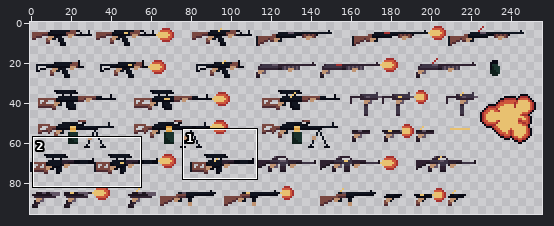
Edited in one commit: sprite sheet (Resourses/Guns.png). Above, an overview of the earlier version with the close-up marked.
Close-up. Before the commit:
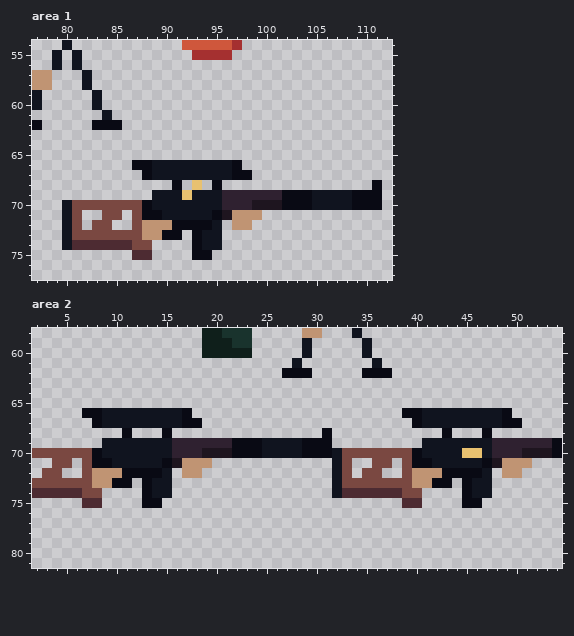
The file is 256x96 pixels. Colours within 5 levels of each other are drawn and written as one. Shown: area 1: x 77..112, y 54..77; area 2: x 2..54, y 58..81. The commit also changed other parts of the picture, which this record leaves out.
The result:
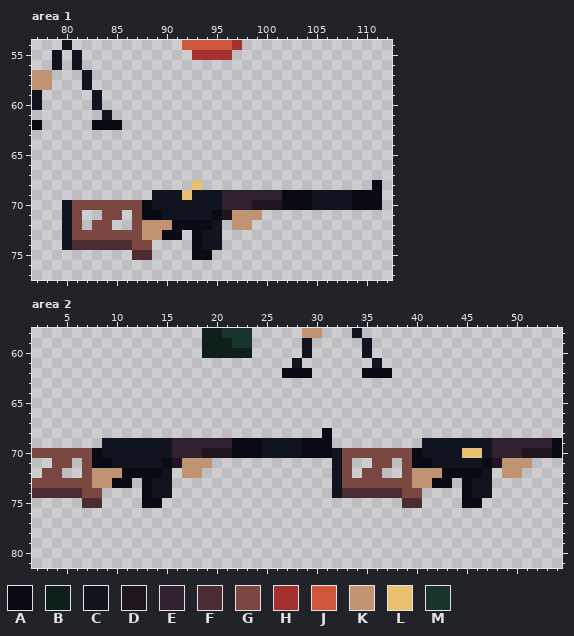
Palette (. is transparent): A #090a14  B #0f1f1b  C #10141f  D #1e151f  E #2f2130  F #4d2b32  G #7a4841  H #a53030  J #cf573c  K #c09473  L #e8c170  M #19332d
Change:
Changed rows in their new state; - is an unchanged pixel.
Area 1:
first column x 87:
66 ...........-
67 -...........
68 ----.---.---
Area 2:
first column x 7:
66 ...........---------------------...........-
67 -...........---------------------...........
68 ----.---.---------------------------.---.---
Pixel boxes of the changes (left, top, right, bottom) in both close-ups:
erased: (132, 160, 252, 190)
erased: (82, 408, 202, 438)
erased: (402, 408, 522, 438)
